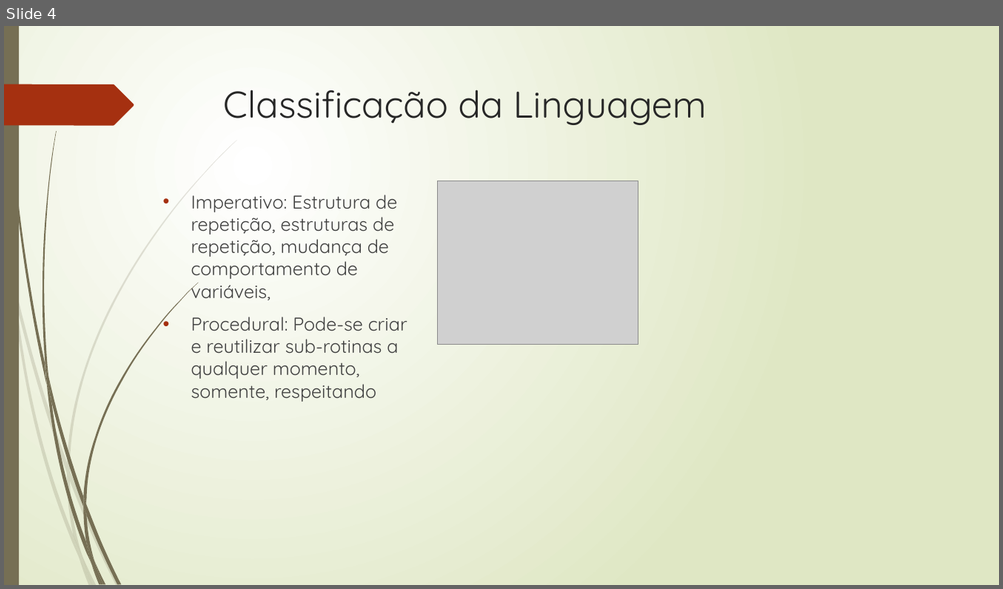
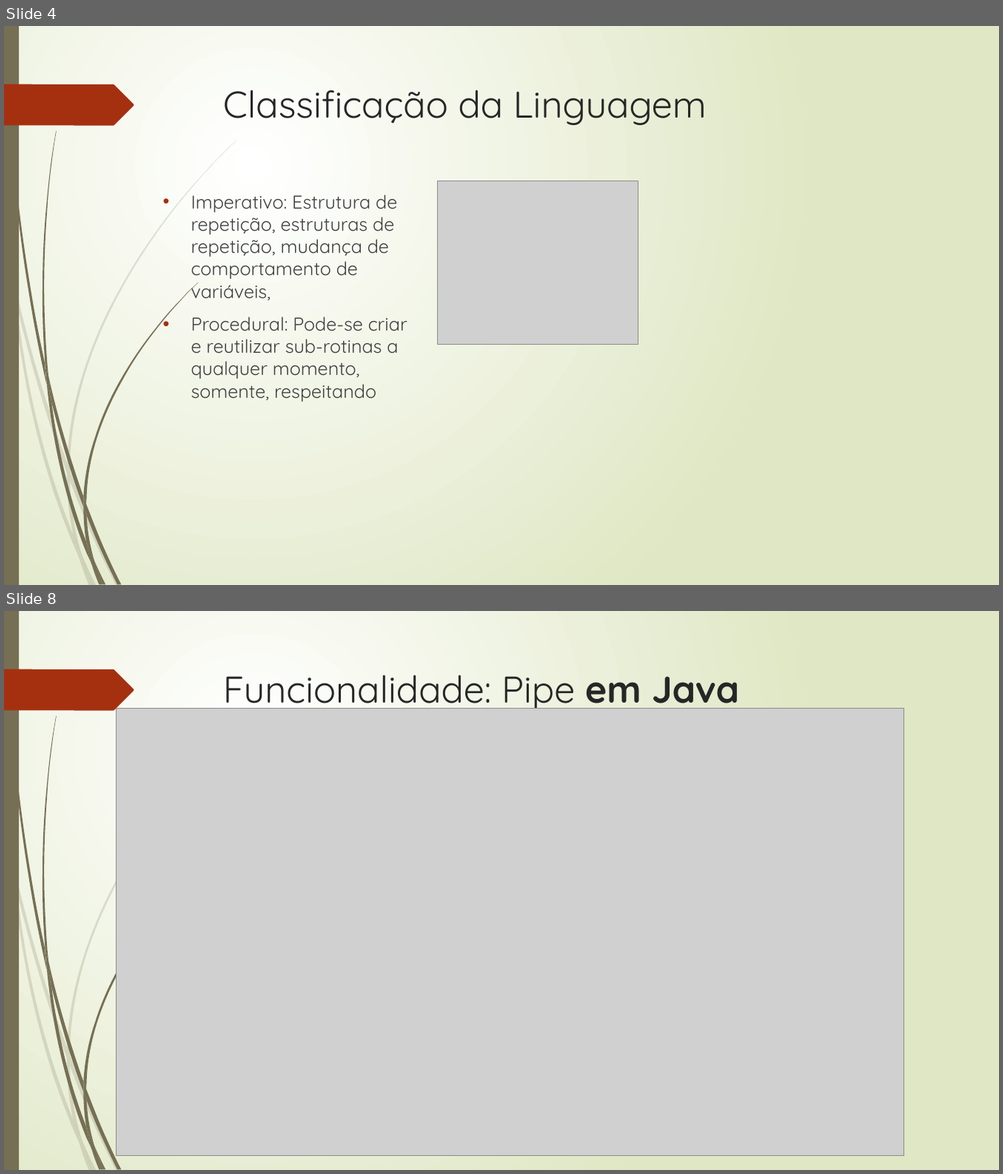
Before and after one commit to martins9/EDL, a slide deck: Tarefa-02/Apresentacao_EDL.pptx. Shown one above the other, each under a label of ours: slide 4 before the commit, slides 4 and 8 after it; the slides between them are not shown. The pictures are 1003x589 and 1003x1174 pixels, drawn with LibreOffice and Linux fonts; fonts in the diff are those of the drawing; grey boxes stand for pictures. Boxes give left, top, right and bottom in pixels: in the first picture for what was removed or moved away, otherwise in the second. Text is boxed around its words. In the diff, an @@ line names an element or a change of style, - is before the commit and + after.

```diff
--- a/Tarefa-02/Apresentacao_EDL.pptx
+++ b/Tarefa-02/Apresentacao_EDL.pptx
@@ slide 8 added at [4, 611, 999, 1170], background gradient #FFFFFF to #DFE8C4; not listed: 24 template elements that a slide beside it also shows @@
@@ title added at [223, 675, 739, 709], 36 pt, text #262626 @@
+Funcionalidade: Pipe em Java
@@ picture added at [116, 708, 904, 1156] @@
```
Also in this commit, not shown: 4 other slides added, 1 other file.
